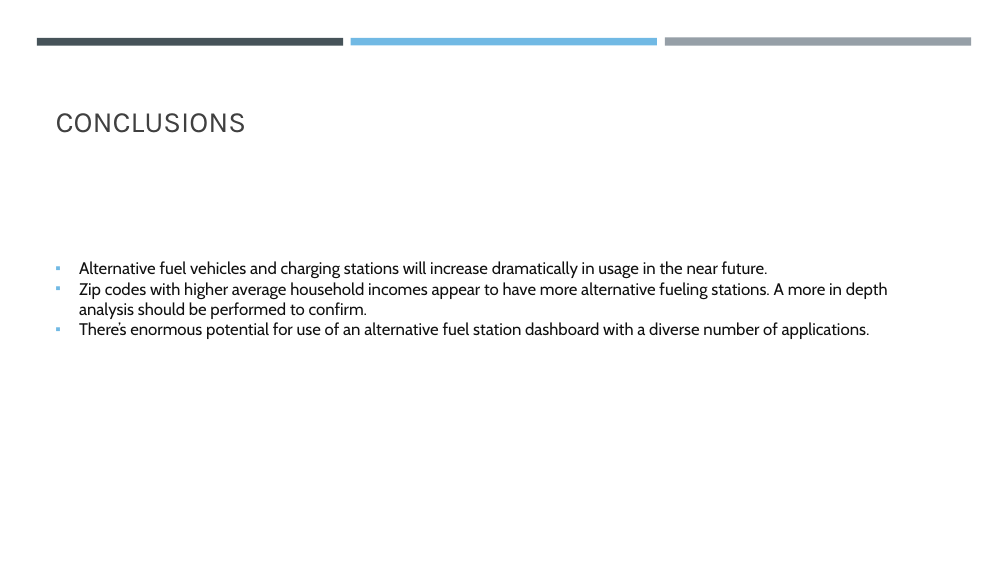
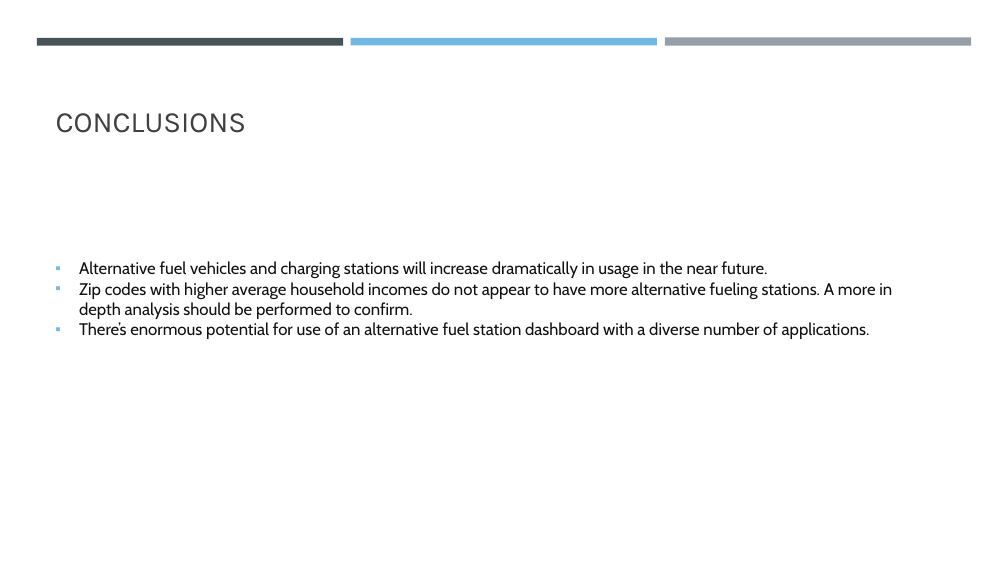
Before and after one commit to gabeo13/Colorado-Alternative-Fuel, a slide deck: slide 10 of Alternative Fuel Station Project.pptx (slide 8 before the commit). Drawn at 1008x567 pixels with LibreOffice and Linux fonts; fonts in the diff are those of the drawing. Boxes give left, top, right and bottom in pixels: in the first picture for what was removed or moved away, otherwise in the second. Text is boxed around its words. In the diff, an @@ line names an element or a change of style, - is before the commit and + after.

Commit message:
update ppt

```diff
--- a/Alternative Fuel Station Project.pptx
+++ b/Alternative Fuel Station Project.pptx
@@ text at [79,282,892,319]: text changed @@
-▪ Zip codes with higher average household incomes appear to have more alternative fueling stations. A more in depth analysis should be performed to confirm.
+▪ Zip codes with higher average household incomes do not appear to have more alternative fueling stations. A more in depth analysis should be performed to confirm.
```
Also in this commit, not shown: 2 other slides changed, 4 slides added, 1 slide removed, 1 other file.
